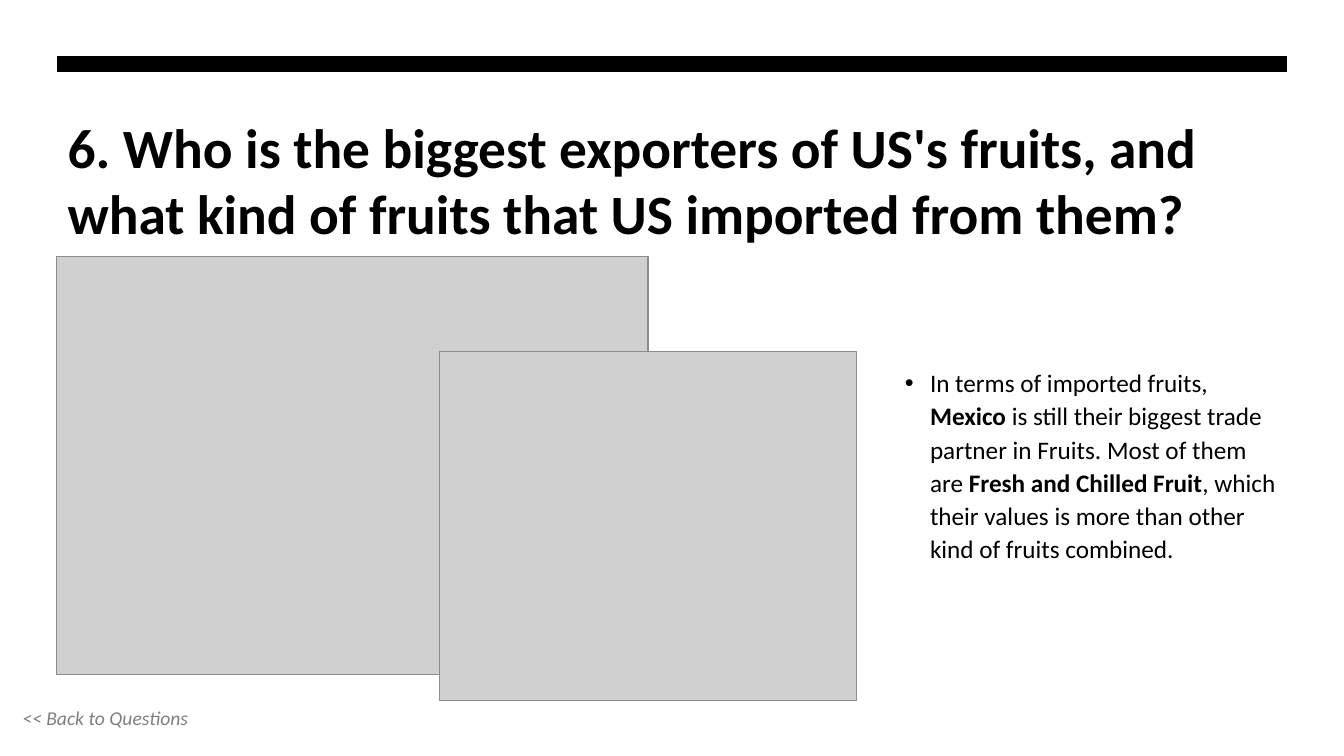
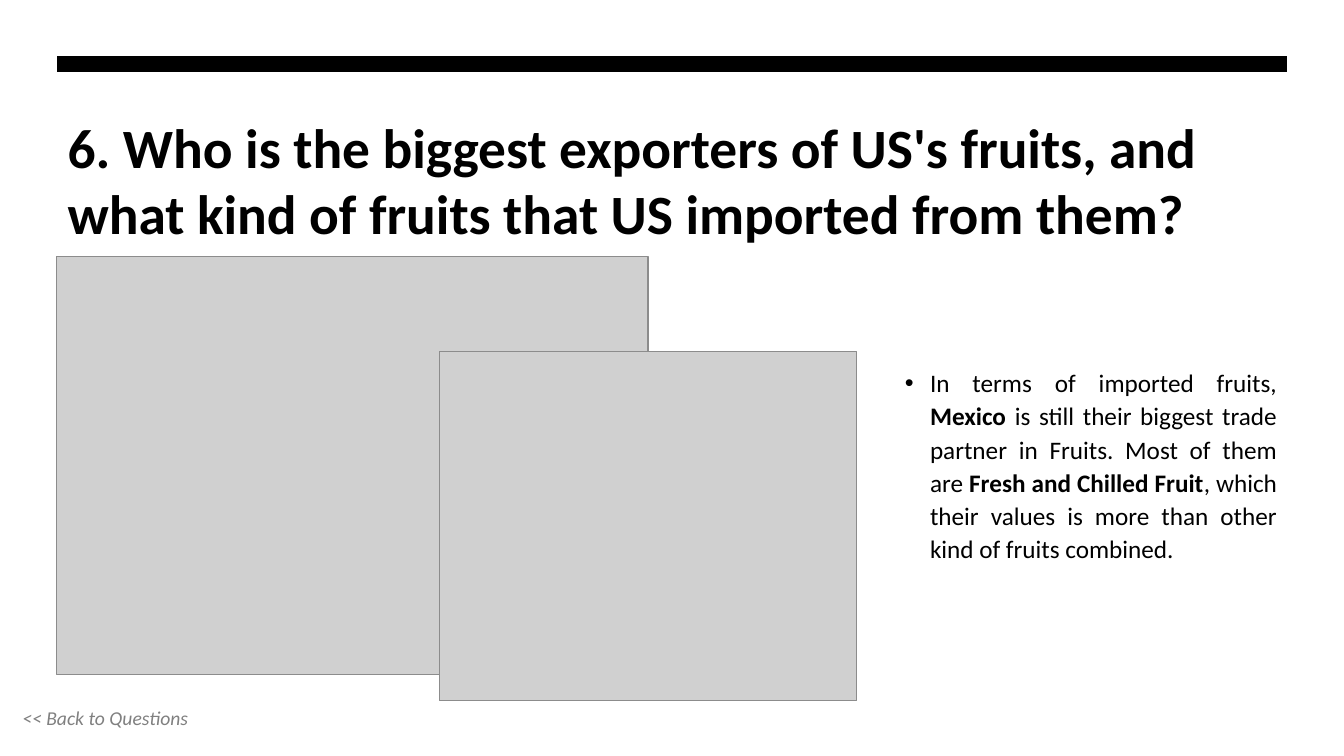
Before and after one commit to gamegtboyz/dv01-finalproject, a slide deck: slide 9 of foodimport.pptx. Drawn at 1344x756 pixels with LibreOffice and Linux fonts; fonts in the diff are those of the drawing; grey boxes stand for pictures. Boxes give left, top, right and bottom in pixels: in the first picture for what was removed or moved away, otherwise in the second. Text is boxed around its words. In the diff, an @@ line names an element or a change of style, - is before the commit and + after.

```diff
--- a/foodimport.pptx
+++ b/foodimport.pptx
@@ text "In terms of imported fruits, ..." at (930, 374, 1277, 559): alignment left to justified @@
```
Also in this commit, not shown: 10 other slides changed, 1 slide added.
